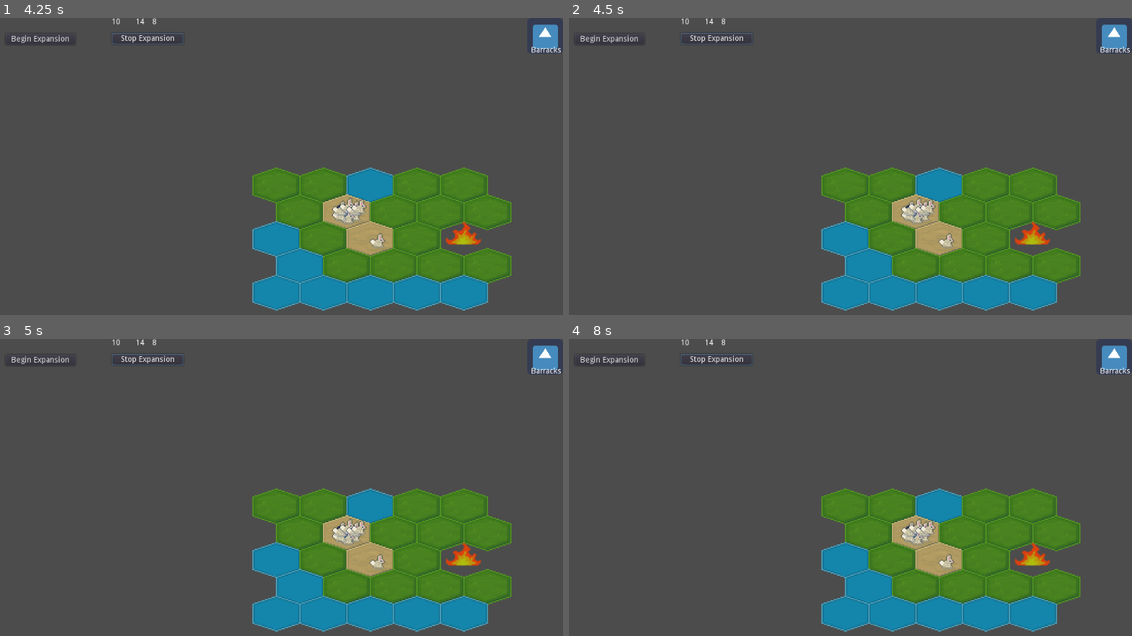
Above: before the commit, frames 1-4 (two rows, left to right).
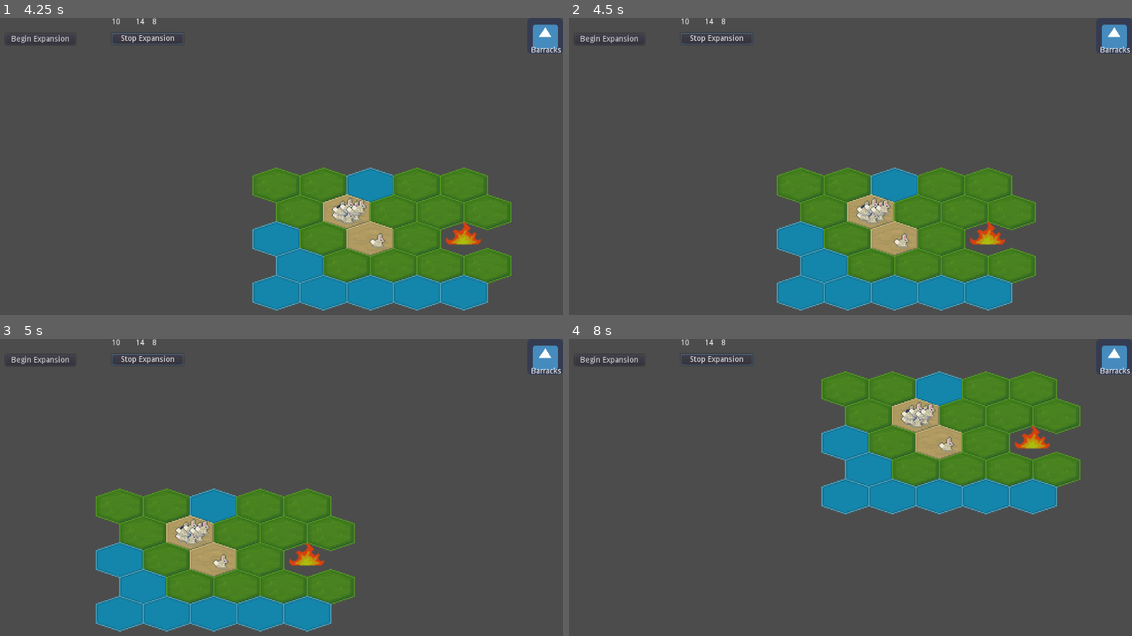
Above: after the commit, the same moments.

Repository: Cartogy/godot-wild-jam-36
Game: Godot game, scene res://src/Main/Main.tscn
Two runs of this game, one before a commit and one after it. Both use one fixed random seed, a clock stepped at 60 frames per second and the inputs below. The engine's default icon, where the game draws it, is replaced by a stand-in: a white triangle on a blue panel in a dark square.
Inputs (mouse positions are in pixels of both pictures, inside the frame that each line leads up to):
- Up to frame 1 (4.25 s): click "Begin Expansion" at 0.5 s; click "Begin Expansion" at 1.25 s; click "Stop Expansion" at 2 s; tap Enter at 2.75 s; drag from (546, 35) to (332, 113) at 2.77 s; tap Space at 3.5 s; drag from (163, 202) to (247, 252) at 3.52 s
- Up to frame 2 (4.5 s): tap Enter at 4.25 s; move the mouse to (901, 113) at 4.27 s; hold Right (ui_right) from 4.28 s (still down); hold Shift (shift) from 4.28 s (still down)
- Up to frame 3 (5 s): keep holding Right (ui_right); keep holding Shift (shift)
- Up to frame 4 (8 s): release Right (ui_right) at 5 s; release Shift (shift) at 5 s; drag from (816, 573) to (675, 454) at 5.02 s; tap Space at 5.75 s; move the mouse to (1019, 555) at 5.77 s; hold Left (ui_left) 5.78-6.5 s; hold Shift (shift) 5.78-6.5 s; drag from (675, 454) to (760, 422) at 6.52 s; tap Enter at 7.25 s; move the mouse to (873, 505) at 7.27 s; hold Down (ui_down) from 7.28 s (still down); hold Shift (shift) from 7.28 s (still down); click (873, 505) at 7.42 s

Frame 1 is identical in both runs. In frame 2, 15% of the frame differs, in the area x 36-91%, y 50-99%; in frame 3, 28%; in frame 4, 34%, in the area x 44-91%, y 10-99%.
Error in both runs: Invalid get index '(-5, 1)' (on base: 'Dictionary'). (res://src/BCommander/bcommander.gd:73)

Commit message:
added the grid bound function

Diff:
--- a/src/Level/level.gd
+++ b/src/Level/level.gd
@@ -33,7 +33,7 @@
 	else:
 		grid.generate_hex_grid(grid.dimensions, grid.origin, grid.size)
 
-	grid.get_grid_bounds()
+	grid_bounds = grid.get_grid_bounds()
 	current_map_info = build_map_info(grid.hexagon_coords)
 
 func start_bnet():
